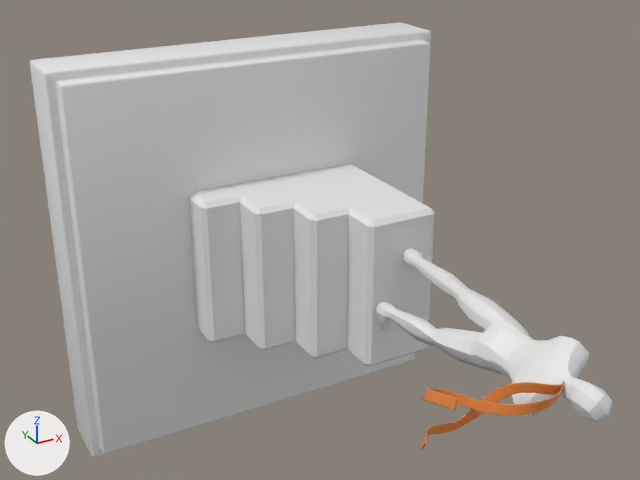
The glTF model static/models/kademe/Kademe.glb: old version first, new version second.
Camera for both pictures: a 50 mm lens placed at (-4.64, -7.31, 7.64), pointed at (-0.03, 1.08, 3.45). Lighting does not change. The marker at lower left points along +X, +Y and +Z. The picture after the commit comes second. Where no turn or scale is listed for an object, it has been applied to the vertices.

Before the edit, the objects in view are built like this:
```python
ob_shadeorange_002 = bpy.data.objects.new('shadeOrange.002', me_cube_020)
ob_shadeorange_002.location = (1.07, -1.06, 2.78)
ob_shadewhite = bpy.data.objects.new('shadewhite', me_cube_023)
ob_shadewhite.location = (0.12, 1.77, 2.65)
ob_shadewhite_001 = bpy.data.objects.new('shadeWhite.001', me_cube_022)
ob_shadewhite_001.location = (0.12, 2.76, 2.65)
ob_shadewhite_034 = bpy.data.objects.new('shadeWhite_034', me_beziercircle_001)
ob_shadewhite_034.location = (1.03, -1.52, 2.8)
ob_shadewhite_034.rotation_euler = (1.66, -0.295, 2.504)  # degrees (95, -17, 143)
ob_shadewhite_034.scale = (-1.0, -1.0, -1.0)
ob_shadewhite_035 = bpy.data.objects.new('shadeWhite_035', me_beziercircle_002)
ob_shadewhite_035.location = (1.03, -1.52, 2.8)
ob_shadewhite_035.rotation_euler = (1.66, -0.295, 2.504)  # degrees (95, -17, 143)
ob_shadewhite_035.scale = (-1.0, -1.0, -1.0)
```
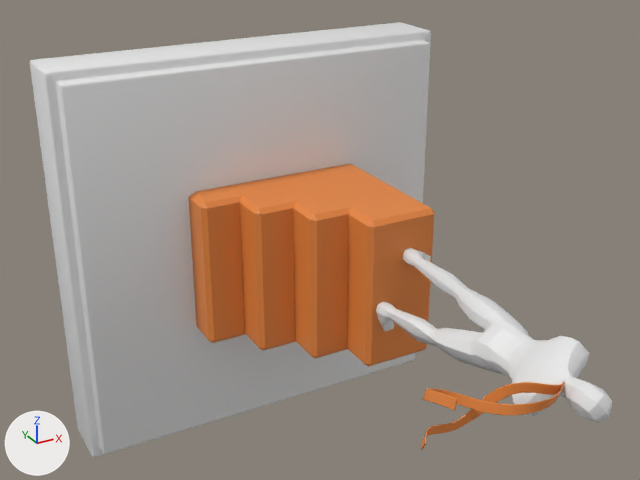
The newer file is also rescaled (x1.476), turned or shifted as a whole; pictures and numbers use the older file's frame.

Location of each change, (x1, y1, x2, y2) in pixels of the pictures (640 x 480 px):
```json
{"object": "shadeWhite.001", "change": "recoloured", "before": [169, 98, 423, 369], "after": [169, 98, 423, 369]}
{"object": "shadewhite", "change": "recoloured", "before": [188, 163, 435, 367], "after": [188, 163, 435, 367], "on screen": "white to orange"}
```

Edits to the scene script, one JSON object a line:
```json
{"op": "set", "path": "mat_material_005.base_color", "old": "(0.8, 0.8, 0.8)", "new": "(0.8, 0.241, 0.0487)", "note": "white #e7e7e7 -> orange #e7873e"}
{"op": "add", "block": "mat_material_022", "code": ["mat_material_022 = principled_material('Material.022')", "mat_material_022.base_color = (0.8, 0.8, 0.8)  # white #e7e7e7"]}
{"block": "me_cube_022", "where": "me_cube_022.from_pydata(...)  # 128 vertices, 252 faces; spans x -2.68..2.68, y 0.04..1.0, z -2.68..2.68"}
{"op": "remove", "block": "me_cube_022", "code": "me_cube_022.materials.append(mat_material_005)  # white #e7e7e7"}
{"op": "add", "block": "me_cube_022", "code": "me_cube_022.materials.append(mat_material_022)  # white #e7e7e7"}
{"block": "me_cube_023", "where": "me_cube_023.from_pydata(...)  # 50 vertices, 96 faces; spans x -1.12..1.35, y -0.95..1.04, z -1.0..1.0"}
{"op": "add", "block": "me_cube_023", "code": "me_cube_023.materials.append(mat_material_005)  # orange #e7873e"}
```
